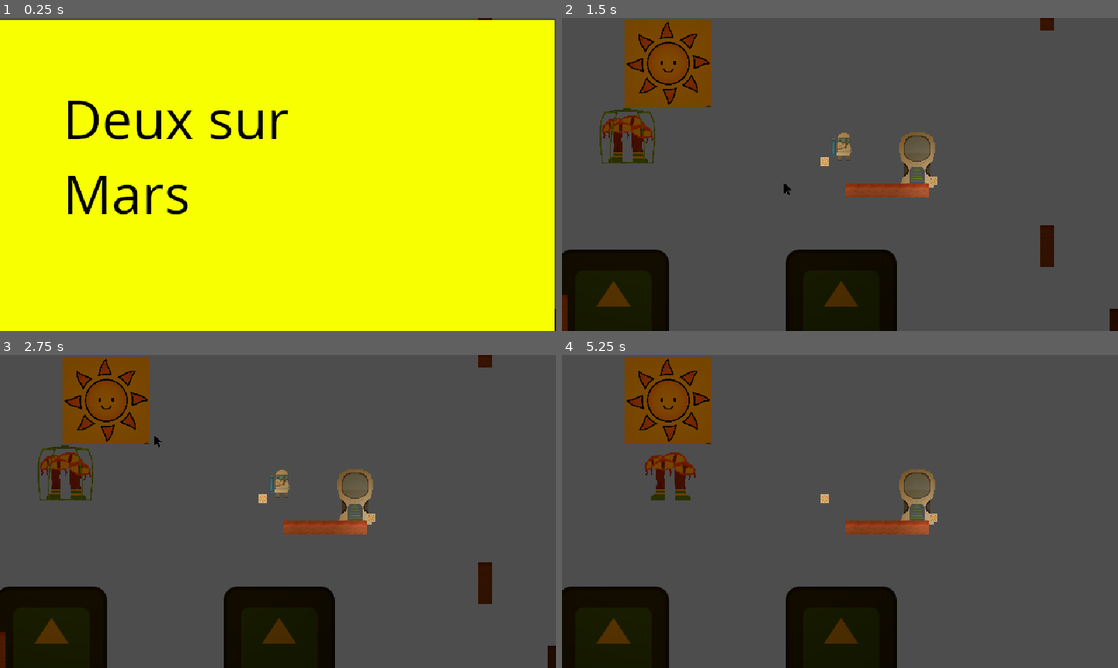
Above: before the commit, frames 1-4 (two rows, left to right).
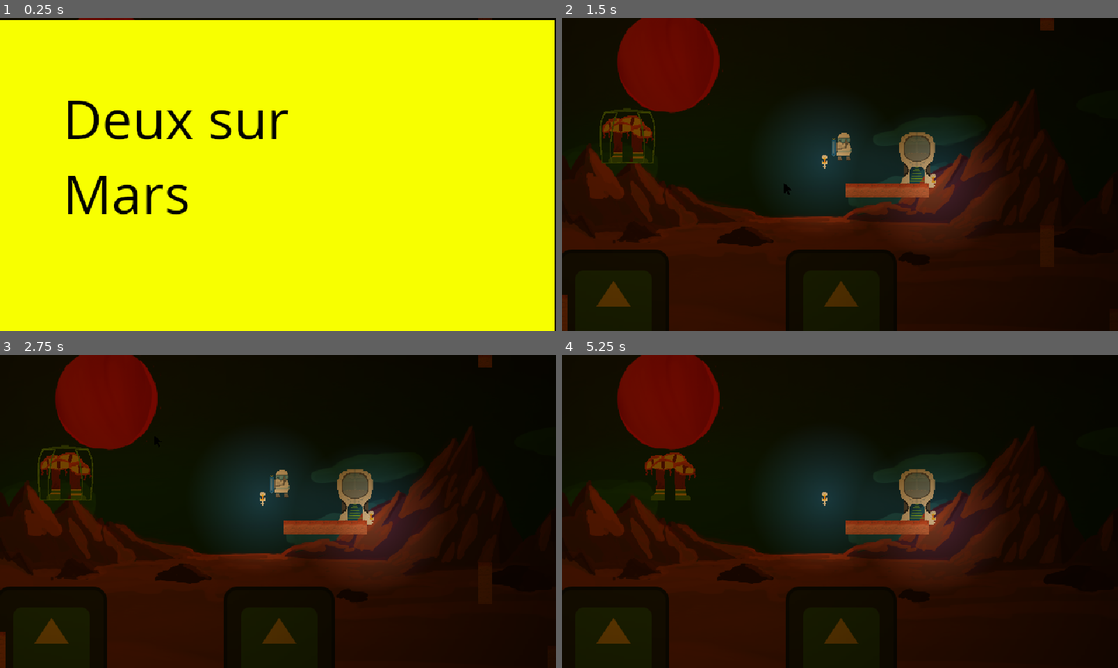
Above: after the commit, the same moments.

Repository: LeResteDuMonde/GameJamPSU
Game: Godot game, scene res://scene/Main.tscn
The game is run twice, just before and just after one commit, with the same random seed, the same clock (stepped at 60 frames per second) and the same inputs. The engine's default icon, where the game draws it, is replaced by a stand-in: a white triangle on a blue panel in a dark square.
Inputs (mouse positions are in pixels of both pictures, inside the frame that each line leads up to):
- Up to frame 1 (0.25 s): no input
- Up to frame 2 (1.5 s): tap Enter at 0.5 s; move the mouse to (962, 158) at 0.52 s; hold D (right) from 0.53 s (still down); click (962, 158) at 0.6 s; tap Space (jump) at 0.77 s; move the mouse to (728, 190) at 1.27 s; click (728, 190) at 1.35 s
- Up to frame 3 (2.75 s): tap Space (jump) at 1.52 s; move the mouse to (333, 442) at 2.02 s; release D (right) at 2.03 s; hold A (left) from 2.03 s (still down); click (333, 442) at 2.1 s
- Up to frame 4 (5.25 s): move the mouse to (812, 574) at 2.77 s; release A (left) at 2.78 s; hold D (right) 2.78-4.28 s; click (812, 574) at 2.85 s; tap Space (jump) at 3.02, 3.77, 4.52 s; move the mouse to (1006, 558) at 3.52 s; click (1006, 558) at 3.6 s; move the mouse to (673, 464) at 4.27 s; hold A (left) 4.28-5.03 s; click (673, 464) at 4.35 s; move the mouse to (867, 511) at 5.02 s; hold D (right) from 5.03 s (still down); click (867, 511) at 5.1 s

The runs differ from the first frame. In frame 1, 0.9% of the frame differs, in the area x 0-100%, y 0-93%; in frame 2, 87%; in frame 3, 87%; in frame 4, 88%, in the area x 0-100%, y 0-100%.

Commit message:
Added some beautiful graphics

Diff:
--- a/scene/Lamp.tscn
+++ b/scene/Lamp.tscn
@@ -2,8 +2,8 @@
 
 [ext_resource type="Script" path="res://script/deletable.gd" id="1_1kjtp"]
 [ext_resource type="Texture2D" uid="uid://bqodcy5pq11u6" path="res://sprite/pointLight.webp" id="1_kx6or"]
-[ext_resource type="Texture2D" uid="uid://gu8h8phjmxeu" path="res://sprite/sun.jpg" id="2_5ped1"]
 [ext_resource type="Script" path="res://script/deletableArea.gd" id="3_750p1"]
+[ext_resource type="Texture2D" uid="uid://donivqjnmrxf6" path="res://sprite/lamp.png" id="3_ajvyh"]
 
 [sub_resource type="CircleShape2D" id="CircleShape2D_xstie"]
 radius = 3.16228
@@ -17,8 +17,7 @@
 texture_scale = 0.7
 
 [node name="Sprite2D" type="Sprite2D" parent="."]
-scale = Vector2(0.01, 0.01)
-texture = ExtResource("2_5ped1")
+texture = ExtResource("3_ajvyh")
 
 [node name="Area2D" type="Area2D" parent="."]
 script = ExtResource("3_750p1")
--- a/scene/Main.tscn
+++ b/scene/Main.tscn
@@ -1,17 +1,21 @@
-[gd_scene load_steps=10 format=3 uid="uid://r2jg2qa78ljk"]
+[gd_scene load_steps=11 format=3 uid="uid://r2jg2qa78ljk"]
 
 [ext_resource type="PackedScene" uid="uid://3n3atoqehe5u" path="res://scene/Player.tscn" id="1_5qlf1"]
+[ext_resource type="Texture2D" uid="uid://hsu4ai50ifts" path="res://sprite/background.png" id="1_btk1a"]
 [ext_resource type="PackedScene" uid="uid://b8tfkx4yebvud" path="res://scene/Cursor.tscn" id="1_mgw5y"]
 [ext_resource type="PackedScene" uid="uid://c81jqkjhumv0x" path="res://scene/Platform.tscn" id="2_kb0mr"]
 [ext_resource type="PackedScene" uid="uid://7keiadubnxu6" path="res://scene/MoovingPlatform.tscn" id="5_x6sdr"]
 [ext_resource type="PackedScene" uid="uid://clx0tvtrn2uj6" path="res://scene/CagedMonster.tscn" id="6_3gsa4"]
 [ext_resource type="PackedScene" uid="uid://dn6nb5cwjnt1m" path="res://scene/StarShip.tscn" id="7_l1aai"]
-[ext_resource type="PackedScene" uid="uid://dcap0fd4yk14k" path="res://scene/Level.tscn" id="8_gc05f"]
+[ext_resource type="PackedScene" uid="uid://dxaic1dq3xcr" path="res://scene/Level.tscn" id="8_gc05f"]
 [ext_resource type="PackedScene" uid="uid://cnt7ywbo2jfs7" path="res://scene/Sun.tscn" id="9_y7b7r"]
 [ext_resource type="PackedScene" uid="uid://dbcd6fr84pr3u" path="res://scene/Lamp.tscn" id="10_3stve"]
 
 [node name="Main" type="Node2D"]
 position = Vector2(2, -2)
+
+[node name="Sprite2D" type="Sprite2D" parent="."]
+texture = ExtResource("1_btk1a")
 
 [node name="Camera" type="Camera2D" parent="."]
 
@@ -45,9 +49,6 @@
 [node name="Player" parent="." instance=ExtResource("1_5qlf1")]
 position = Vector2(0, -32)
 
-[node name="Node2D" type="Node2D" parent="."]
-position = Vector2(302, 182)
-
 [node name="Level" parent="." instance=ExtResource("8_gc05f")]
 
 [node name="CanvasModulate" type="CanvasModulate" parent="."]
--- a/scene/Sun.tscn
+++ b/scene/Sun.tscn
@@ -2,11 +2,11 @@
 
 [ext_resource type="Texture2D" uid="uid://bqodcy5pq11u6" path="res://sprite/pointLight.webp" id="1_moj6j"]
 [ext_resource type="Script" path="res://script/deletable.gd" id="1_w8mgu"]
+[ext_resource type="Texture2D" uid="uid://q16kb7vuxpcl" path="res://sprite/sun.png" id="3_crjn8"]
 [ext_resource type="Script" path="res://script/deletableArea.gd" id="3_g8bmh"]
-[ext_resource type="Texture2D" uid="uid://gu8h8phjmxeu" path="res://sprite/sun.jpg" id="3_y18nn"]
 
 [sub_resource type="CircleShape2D" id="CircleShape2D_yk31a"]
-radius = 46.0109
+radius = 61.0082
 
 [node name="Sun" type="Node2D" groups=["sun"]]
 script = ExtResource("1_w8mgu")
@@ -17,8 +17,7 @@
 texture_scale = 6.36
 
 [node name="Sprite2D" type="Sprite2D" parent="."]
-scale = Vector2(0.1, 0.1)
-texture = ExtResource("3_y18nn")
+texture = ExtResource("3_crjn8")
 
 [node name="Area2D" type="Area2D" parent="."]
 script = ExtResource("3_g8bmh")
Binary file added: sprite/background.png
Not shown, added: sprite/background.png.import
Binary file added: sprite/lamp.png
Not shown, changed: sprite/lamp.png.import
Binary file removed: sprite/sun.jpg
Binary file added: sprite/sun.png
Not shown, added: sprite/sun.png.import
